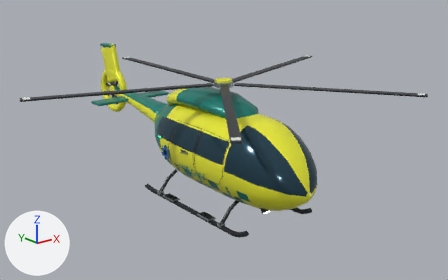
The Blender file source_blender/AmbulanceHelicopter.blend: old version first, new version second.
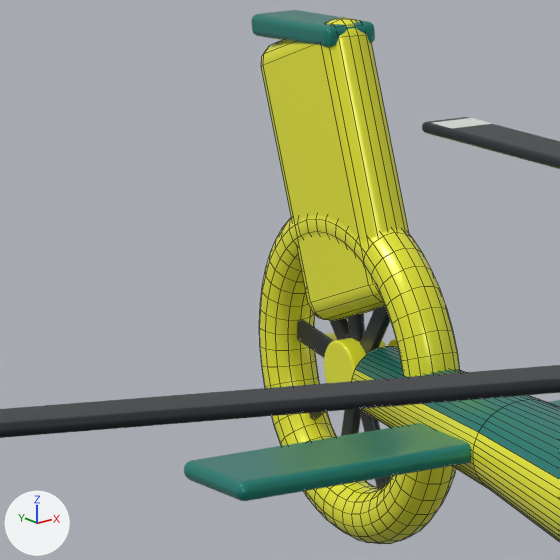
There are two pictures of each version: one whole from a 50 mm camera at (-9.69, -12.51, 6.62) aimed at (0.55, 0.29, 1.5), one close up on the part from 15% to 31% of the width and 15% to 41% of the height. The axes (+X, +Y, +Z) are drawn at lower left. The lights are the same throughout. The first two pictures are the older version. The close-ups show mesh edges as thin lines.

Objects in the first close-up: 'Fan hub', 'Fenestron blade.001', 'Fenestron blade.007', 'Horizontal stabilizer', 'Main rotor blade', 'Main rotor blade.001', 'Molded fenestron shroud', 'Swept yellow tail fin', 'Tail boom', 'Teal tail cap' and 8 more.
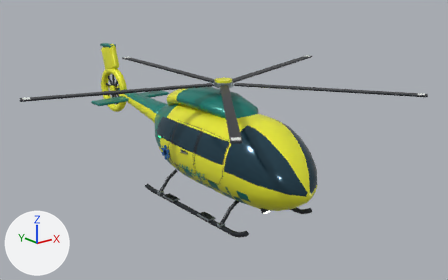
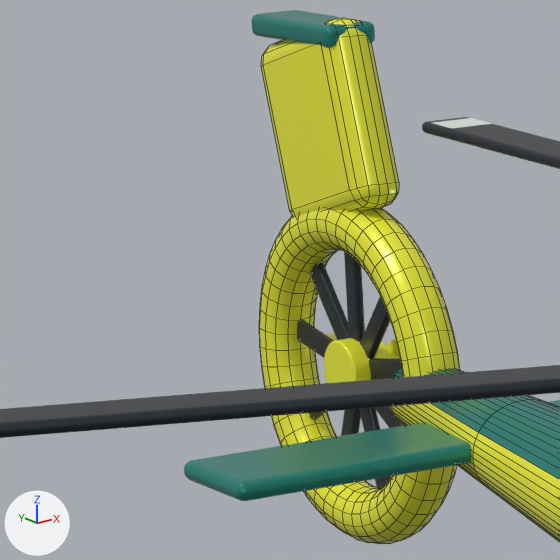
Commit message: Clear the ambulance helicopter tail rotor opening

Where the newer file only moved an object's origin or applied its transform, the numbers keep the older frame.

Location of each change, (x1, y1, x2, y2) in pixels of the close-ups (560 x 560 px; the box of a moved part takes in the faces that stretch with it):
'Swept yellow tail fin', reshaped (7% narrower, 34% shorter)
    before: (261, 18, 409, 321)
    after: (261, 18, 399, 218)
'Tail boom', reshaped
    before: (352, 347, 560, 542)
    after: (391, 366, 560, 542)
part 1 of me_tail_boom, moved or reshaped
    before: (352, 347, 544, 487)
    after: (391, 366, 544, 486)
part 2 of me_cube_065, moved or reshaped
    before: (277, 35, 409, 321)
    after: (277, 35, 399, 218)
'Fenestron blade', unchanged, uncovered by the edit
    before: (348, 313, 365, 342)
    after: (344, 251, 365, 342)
'Fenestron blade.008', unchanged, uncovered by the edit
    before: (329, 318, 349, 340)
    after: (310, 262, 349, 340)

Diff of the bpy script that builds the scene:
```diff
--- a/source_blender/AmbulanceHelicopter.blend.py
+++ b/source_blender/AmbulanceHelicopter.blend.py
@@ me_tail_boom @@
 # used by ob_tail_boom; parent = ob_ambulance_helicopter; location = (0.0, 0.0, 0.0)
-me_tail_boom.from_pydata(...)  # 192 vertices, 146 faces; spans x -0.52..0.52, y 1.92..5.16, z 1.38..2.25
+me_tail_boom.from_pydata(...)  # 192 vertices, 146 faces; spans x -0.52..0.52, y 1.92..4.89, z 1.38..2.25
+# me_tail_boom part 1: all 48 vertices in x -0.17..0.17, y 5.16, z 1.95..2.25 are scaled about their middle by (0.824, 1, 1), then moved by (0.0, -0.27, 0.0)
 me_tail_boom.materials.append(mat_rescue_yellow)
@@ me_cube_065 @@
 # used by ob_swept_yellow_tail_fin; parent = ob_ambulance_helicopter; location = (0.0, 5.48, 2.95); rotation_euler = (-0.3, 0.0, 0.0), in degrees (-17, 0, 0)
-me_cube_065.from_pydata(...)  # 96 vertices, 98 faces; spans x -0.11..0.11, y -0.36..0.36, z -0.6..0.6
+me_cube_065.from_pydata(...)  # 96 vertices, 98 faces; spans x -0.11..0.11, y -0.36..0.36, z -0.2..0.6
+# me_cube_065 part 2: all 48 vertices in x -0.11..0.11, y -0.36..0.36, z -0.6..-0.51 are moved by (0.0, 0.0, 0.4)
 me_cube_065.materials.append(mat_rescue_yellow)
```
